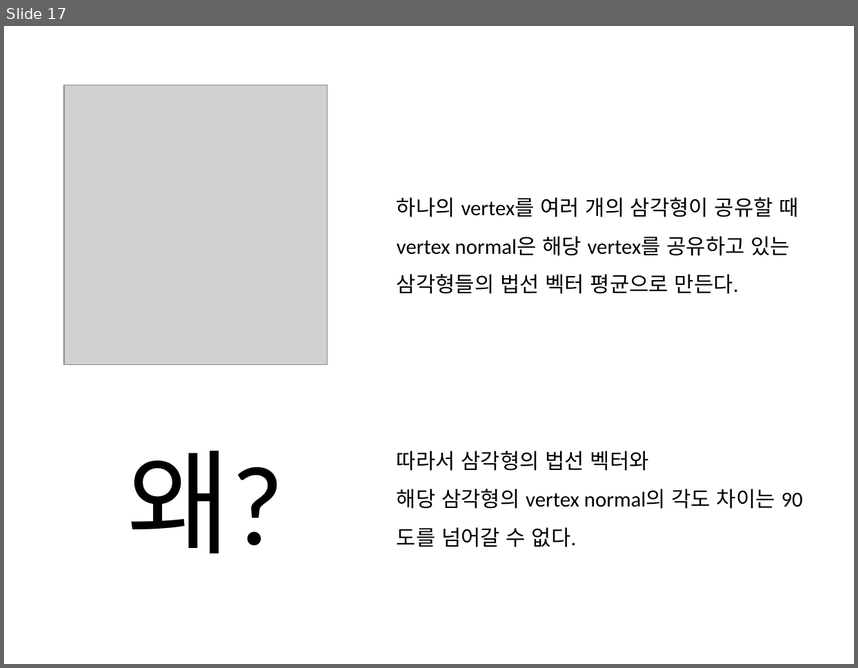
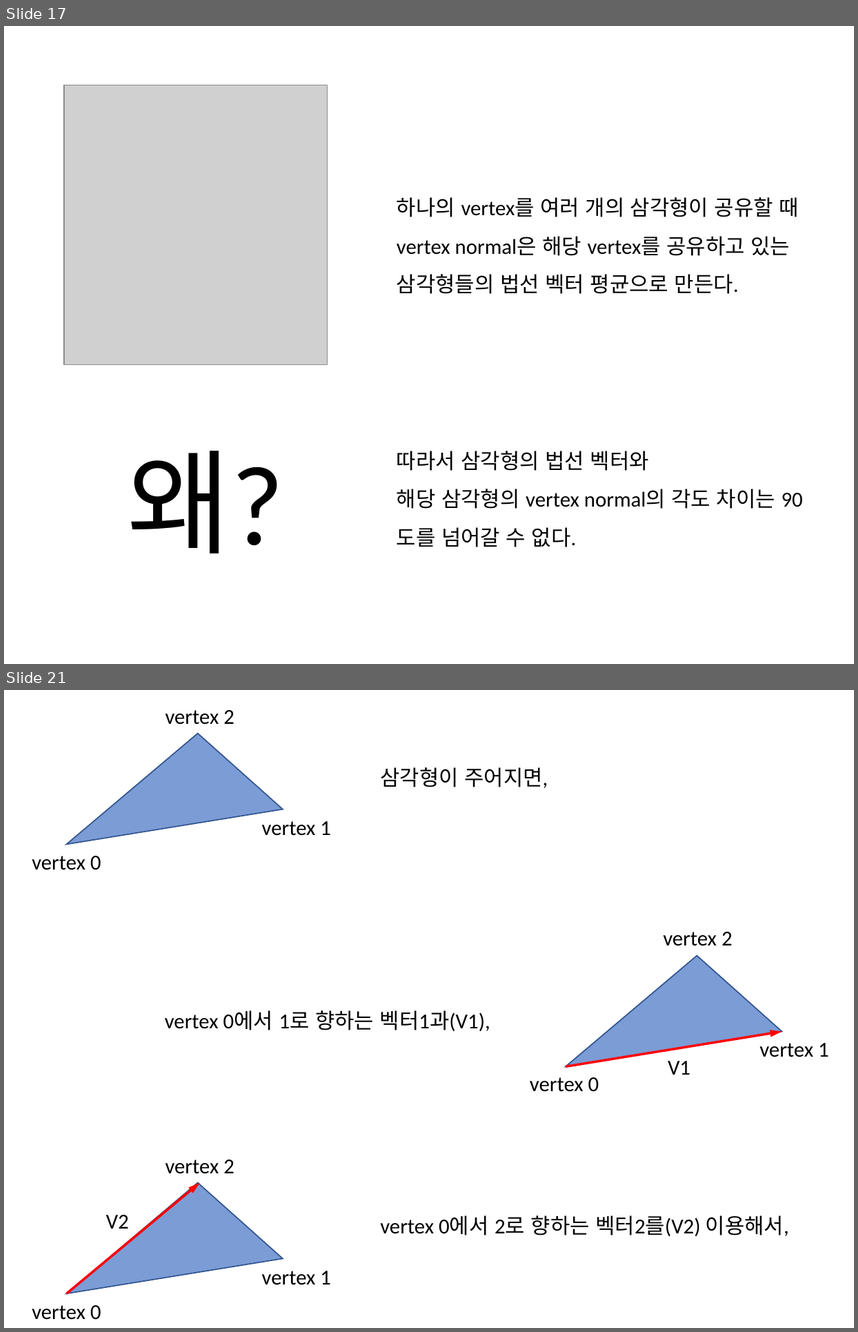
Before and after one commit to Gaia3D/MathStudy, a slide deck: Lecture_3_20170627/강의자료20170627.pptx. Shown one above the other, each under a label of ours: slide 17 before the commit, slides 17 and 21 after it; the slides between them are not shown. The pictures are 858x668 and 858x1332 pixels, drawn with LibreOffice and Linux fonts; fonts in the diff are those of the drawing; grey boxes stand for pictures. Boxes give left, top, right and bottom in pixels: in the first picture for what was removed or moved away, otherwise in the second. Text is boxed around its words. In the diff, an @@ line names an element or a change of style, - is before the commit and + after.

```diff
--- a/Lecture_3_20170627/강의자료20170627.pptx
+++ b/Lecture_3_20170627/강의자료20170627.pptx
@@ slide 21 added at (x1=4, y1=690, x2=854, y2=1328), background #FFFFFF @@
@@ text added at (x1=165, y1=710, x2=234, y2=724), 18 pt, text #000000 @@
+vertex 2
@@ freeform shape added at (x1=67, y1=733, x2=283, y2=844), fill #4472C4 at 70% opacity, outline #325491 1 pt @@
@@ text added at (x1=380, y1=767, x2=548, y2=788), 18 pt, text #000000 @@
+삼각형이 주어지면,
@@ text added at (x1=262, y1=821, x2=331, y2=836), 18 pt, text #000000 @@
+vertex 1
@@ text added at (x1=32, y1=856, x2=101, y2=870), 18 pt, text #000000 @@
+vertex 0
@@ text added at (x1=663, y1=931, x2=733, y2=946), 18 pt, text #000000 @@
+vertex 2
@@ freeform shape added at (x1=566, y1=955, x2=782, y2=1066), fill #4472C4 at 70% opacity, outline #325491 1 pt @@
@@ text added at (x1=165, y1=1010, x2=490, y2=1031), 18 pt, text #000000 @@
+vertex 0에서 1로 향하는 벡터1과(V1),
@@ arrow added from (566, 1067) to (782, 1031), #FF0000 2 pt @@
@@ text added at (x1=668, y1=1061, x2=691, y2=1074), 18 pt, text #000000 @@
+V1
@@ text added at (x1=760, y1=1043, x2=829, y2=1057), 18 pt, text #000000 @@
+vertex 1
@@ text added at (x1=530, y1=1077, x2=599, y2=1092), 18 pt, text #000000 @@
+vertex 0
@@ text added at (x1=165, y1=1159, x2=234, y2=1174), 18 pt, text #000000 @@
+vertex 2
@@ freeform shape added at (x1=67, y1=1182, x2=283, y2=1292), fill #4472C4 at 70% opacity, outline #325491 1 pt @@
@@ arrow added from (67, 1294) to (199, 1182), #FF0000 2 pt @@
@@ text added at (x1=106, y1=1214, x2=129, y2=1228), 18 pt, text #000000 @@
+V2
@@ text added at (x1=380, y1=1215, x2=789, y2=1236), 18 pt, text #000000 @@
+vertex 0에서 2로 향하는 벡터2를(V2) 이용해서,
@@ text added at (x1=262, y1=1270, x2=331, y2=1285), 18 pt, text #000000 @@
+vertex 1
@@ text added at (x1=32, y1=1305, x2=101, y2=1319), 18 pt, text #000000 @@
+vertex 0
```
Also in this commit, not shown: 2 slides changed, 6 other slides added.
